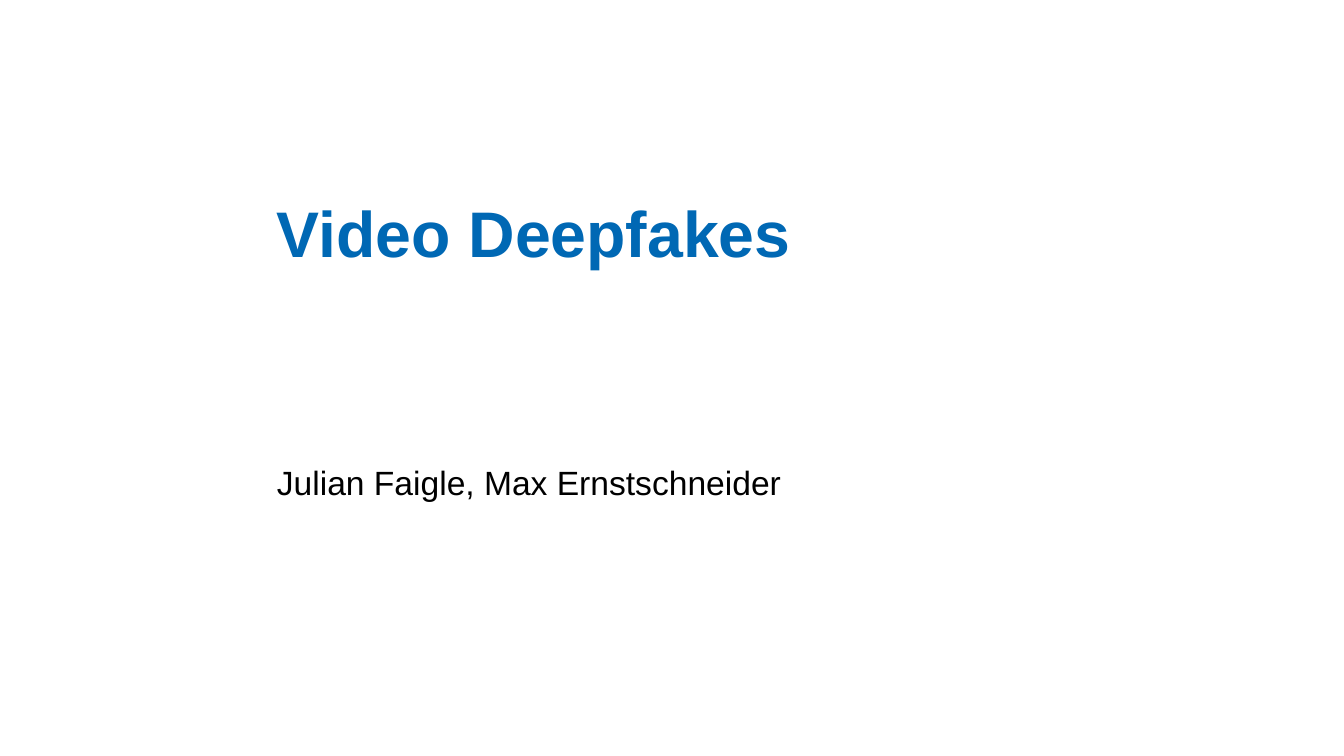
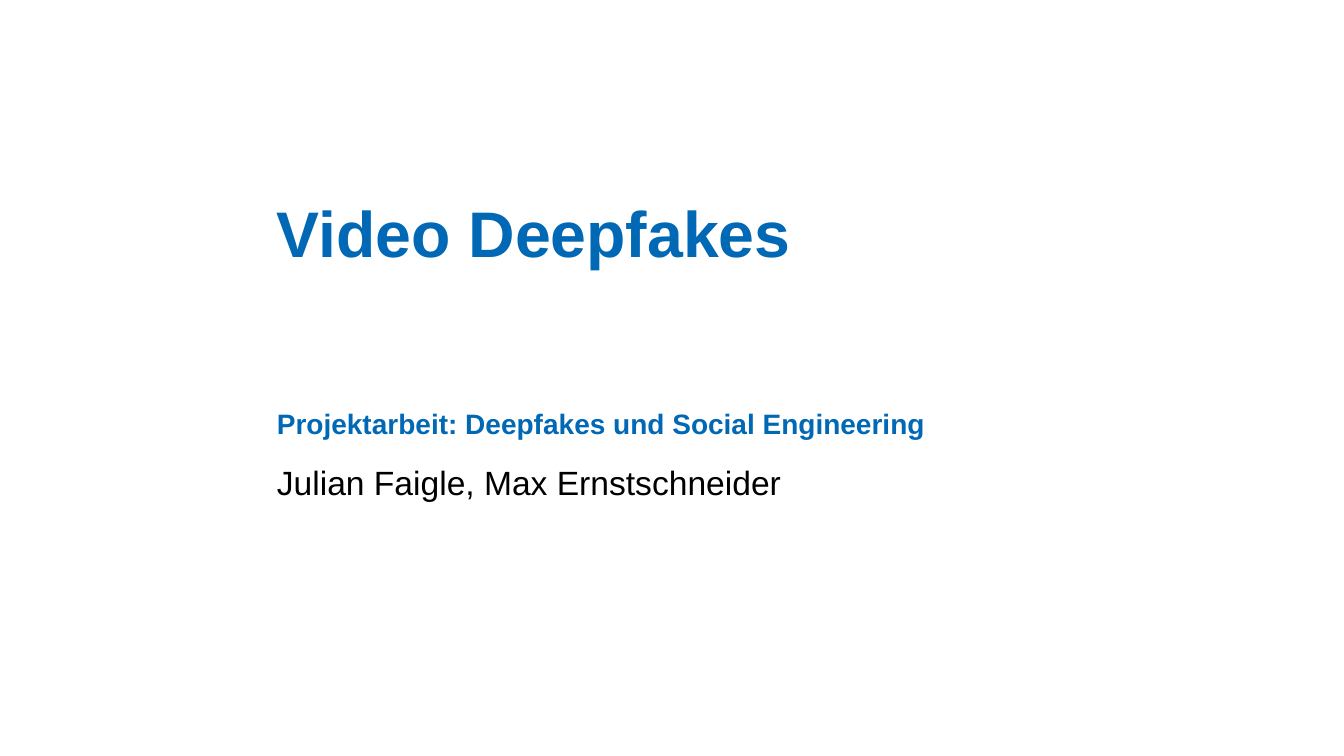
Before and after one commit to LetsDrinkSomeTea/ProjektArbeit, a slide deck: slide 1 of Praesentationen/Video-Deepfakes.pptx. Drawn at 1344x756 pixels with LibreOffice and Linux fonts; fonts in the diff are those of the drawing; background and template pictures are left out. Boxes give left, top, right and bottom in pixels: in the first picture for what was removed or moved away, otherwise in the second. Text is boxed around its words. In the diff, an @@ line names an element or a change of style, - is before the commit and + after.

Commit message:
Added Projektarbeit titel on Title slide

```diff
--- a/Praesentationen/Video-Deepfakes.pptx
+++ b/Praesentationen/Video-Deepfakes.pptx
@@ title at (277, 210, 925, 439): text changed; size 46 to 20 pt @@
-Video Deepfakes
+Video Deepfakes
+Projektarbeit: Deepfakes und Social Engineering
```
Also in this commit, not shown: 1 other file.
